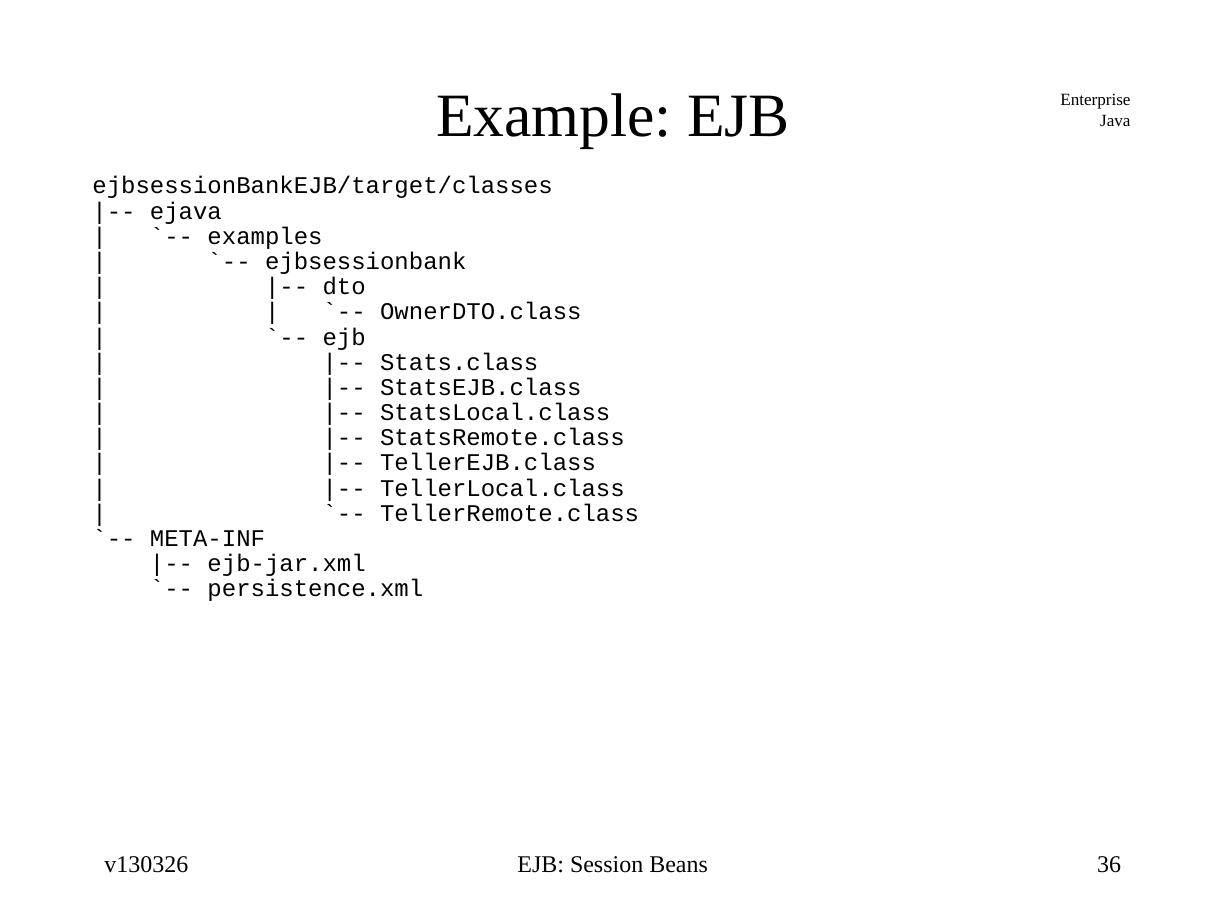
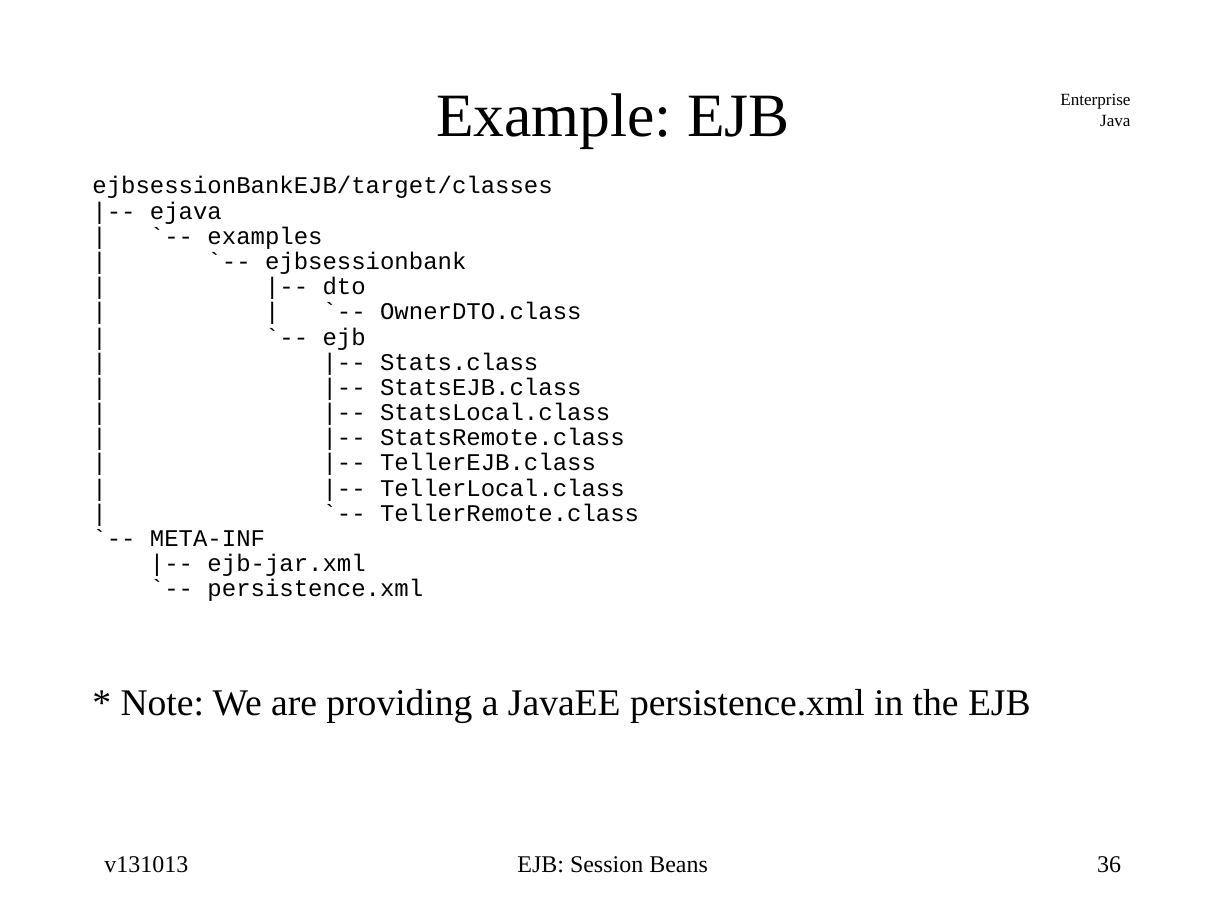
Before and after one commit to jcstaff/ejava-javaee, a slide deck: slide 36 of ejbsessionBank/src/site/resources/lectures/ejbSession.ppt. Drawn at 1232x924 pixels with LibreOffice and Linux fonts; fonts in the diff are those of the drawing. Boxes give left, top, right and bottom in pixels: in the first picture for what was removed or moved away, otherwise in the second. Text is boxed around its words. In the diff, an @@ line names an element or a change of style, - is before the commit and + after.

```diff
--- a/ejbsessionBank/src/site/resources/lectures/ejbSession.ppt
+++ b/ejbsessionBank/src/site/resources/lectures/ejbSession.ppt
@@ text at bbox=[121, 689, 1031, 723]: paragraph added @@
+* Note: We are providing a JavaEE persistence.xml in the EJB
@@ text at bbox=[104, 856, 188, 873]: text changed @@
-v130326
+v131013
```
Also in this commit, not shown: 73 other slides changed.
